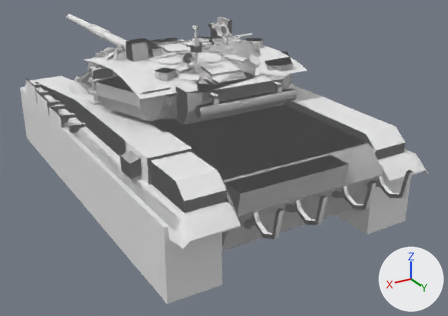
The glTF model src/main/resources/combinedassault_packs/combinedassault/assets/combinedassault/models/ground/t90/t90.glb, before and after one commit.
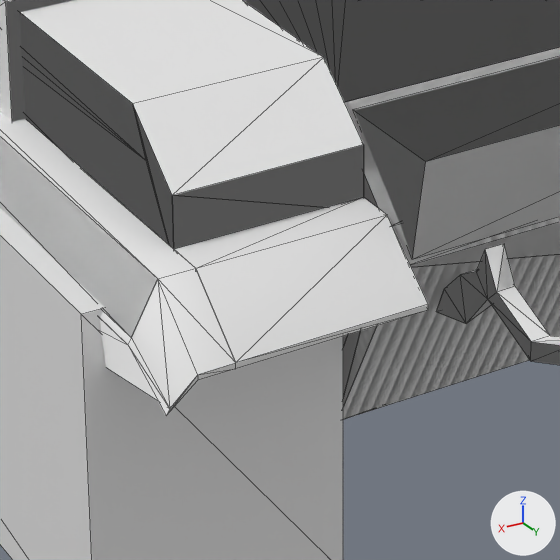
The first picture shows the older version from a 50 mm lens placed at (4.19, 7.84, 4.17), pointed at (-0.64, -0.22, 0.15). The close-ups show the older and then the newer version on the part from 33% to 60% of the width and 50% to 89% of the height of that picture. Only the edits that show in the close-ups are written down. Lighting does not change. The marker at lower right points along +X, +Y and +Z. The close-ups show mesh edges as thin lines. Objects named as collision shapes, trigger or cutter boxes, shadow casters or lower levels of detail are left out. Where no turn or scale is listed for an object, it has been applied to the vertices.

Script lines for the objects in view, before the commit:
```python
ob_body = bpy.data.objects.new('body', me_body)
ob_body.location = (0.0, 0.0, 0.0)
ob_body_back = bpy.data.objects.new('body_back', me_body_back)
ob_body_back.location = (0.0, 0.0, 0.0)
ob_hit_track_left = bpy.data.objects.new('hit_track_left', me_hit_track_left)
ob_hit_track_left.location = (0.0, 0.0, 0.0)
```
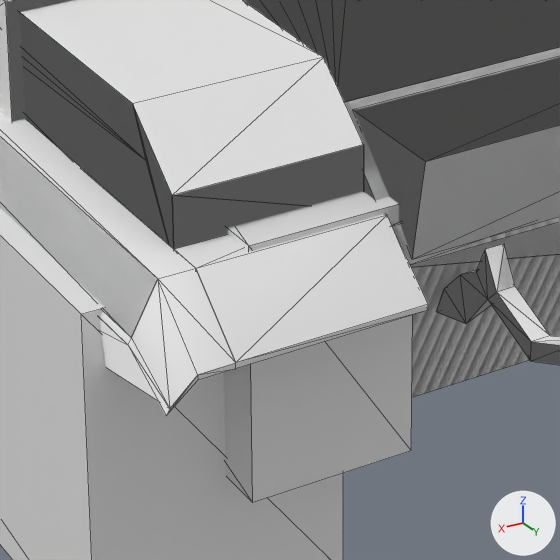
Changed parts and their boxes (x1, y1, x2, y2) in the close-ups (560 x 560 px):
'hit_fuel_left', added
    after: (224, 191, 413, 503)

What changed in the scene script:
```text
Add me_hit_fuel_left:
    me_hit_fuel_left.from_pydata(...)  # a box spanning x 1.0..1.45, y 0.4..2.8, z 0.4..1.1
Add ob_hit_fuel_left:
    ob_hit_fuel_left = bpy.data.objects.new('hit_fuel_left', me_hit_fuel_left)
    ob_hit_fuel_left.location = (0.0, 0.0, 0.0)
```
